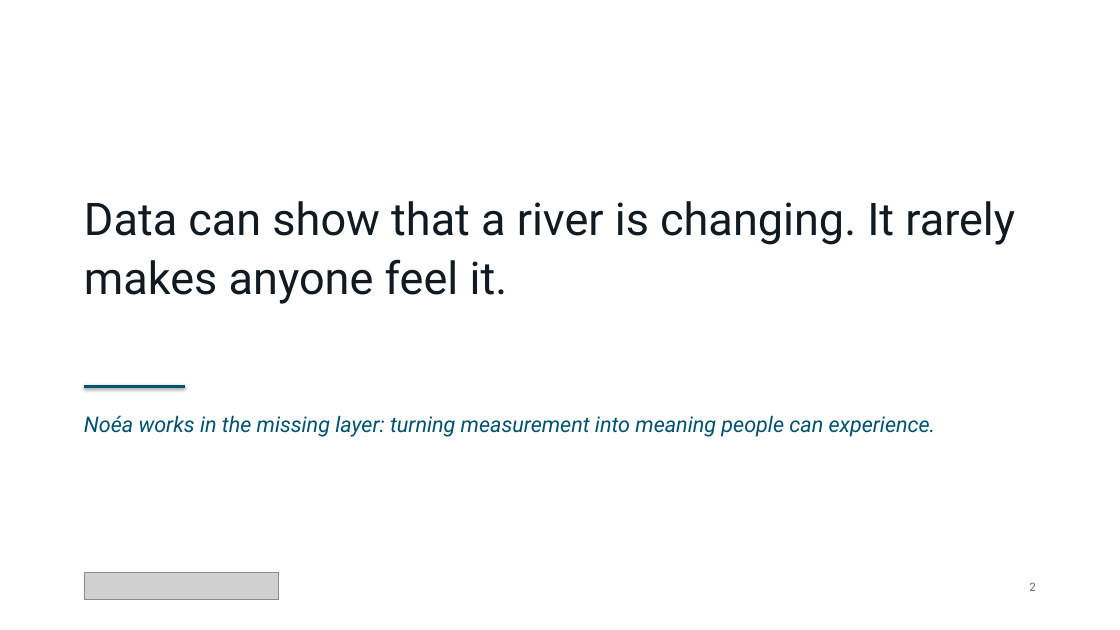
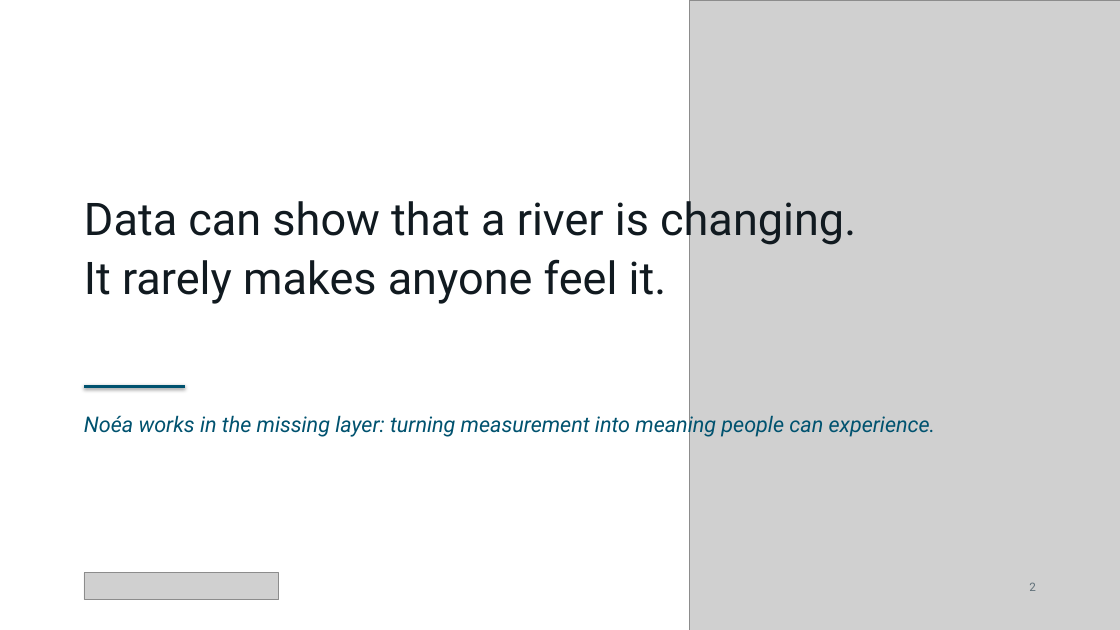
Before and after one commit to qintheory/noea, a slide deck: slide 2 of docs/noea-introduction-animated.pptx. Drawn at 1120x630 pixels with LibreOffice and Linux fonts; fonts in the diff are those of the drawing; grey boxes stand for pictures. Boxes give left, top, right and bottom in pixels: in the first picture for what was removed or moved away, otherwise in the second. Text is boxed around its words. In the diff, an @@ line names an element or a change of style, - is before the commit and + after.

```diff
--- a/docs/noea-introduction-animated.pptx
+++ b/docs/noea-introduction-animated.pptx
@@ picture added at [689,0,1120,630] @@
@@ text at [84,193,856,304]: text changed @@
-Data can show that a river is changing. It rarely makes anyone feel it.
+Data can show that a river is changing.
+It rarely makes anyone feel it.
```
Also in this commit, not shown: 6 other slides changed, 26 other files.
